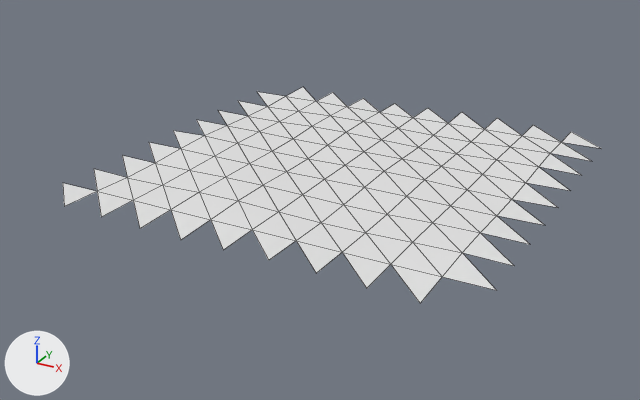
The OBJ model models/areas/dairy_risen/grass_0_0.obj as it was, and as the next commit left it.
Before and after are seen from a camera (50 mm lens) standing at (52.8, -103.3, 45.5) and looking at (-2.2, -3.4, -4.5). The axes (+X, +Y, +Z) are drawn at lower left. The lights are the same throughout. The older version comes first. Mesh edges are drawn as thin lines. Where no turn or scale is listed for an object, it has been applied to the vertices. Vertices at exactly the same position are counted once.

In view in the first picture: 'grass_0_0'.
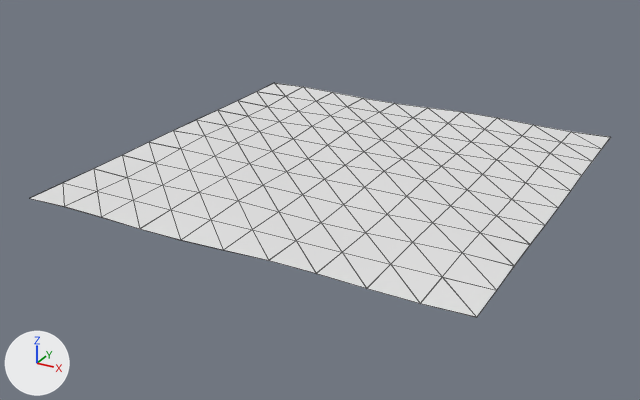
Pixel boxes [x1, y1, x2, y2] of what changed, in the pictures (640 x 400 px):
'grass_0_0', reshaped (8% wider, 8% taller)
    before: [63, 87, 602, 303]
    after: [29, 83, 611, 317]
part 1 of me_grass_0_0, added
    after: [29, 83, 611, 317]

The change, as a diff of the scene's bpy script:
```diff
--- a/models/areas/dairy_risen/grass_0_0.obj.py
+++ b/models/areas/dairy_risen/grass_0_0.obj.py
@@ me_grass_0_0 @@
 # used by ob_grass_0_0; location = (0.0, 0.0, 0.0)
-me_grass_0_0.from_pydata(...)  # 117 vertices, 162 faces; spans x -30.0..30.0, y -30.0..30.0, z -0.2..0.2
+me_grass_0_0.from_pydata(...)  # 235 vertices, 238 faces; spans x -30.0..30.0, y -30.0..30.0, z -0.2..0.2
+# me_grass_0_0 part 1
+# 73 vertices are added at x -30.0..30.0, y -30.0..30.0, z -0.2..0.2
+# 14 new vertices lie (6.0, 0.0, -0.1) away from vertices in x -30.0..24.0, y -30.0..30.0, z -0.1..0.2
+# 5 new vertices lie (0.0, 6.0, 0.1) away from vertices in x -30.0..18.0, y -30.0..24.0, z -0.1..0.0
+# 12 new vertices lie (0.0, 6.0, 0.0) away from vertices in x -30.0..30.0, y -30.0..24.0, z -0.1..0.0
+# 9 new vertices lie (0.0, 6.0, -0.1) away from vertices in x -30.0..30.0, y -30.0..24.0, z 0.0..0.1
+# 5 new vertices lie (6.0, -6.0, 0.0) away from vertices in x -30.0..24.0, y -24.0..30.0, z -0.1..0.0
+# 76 new faces join them
```
